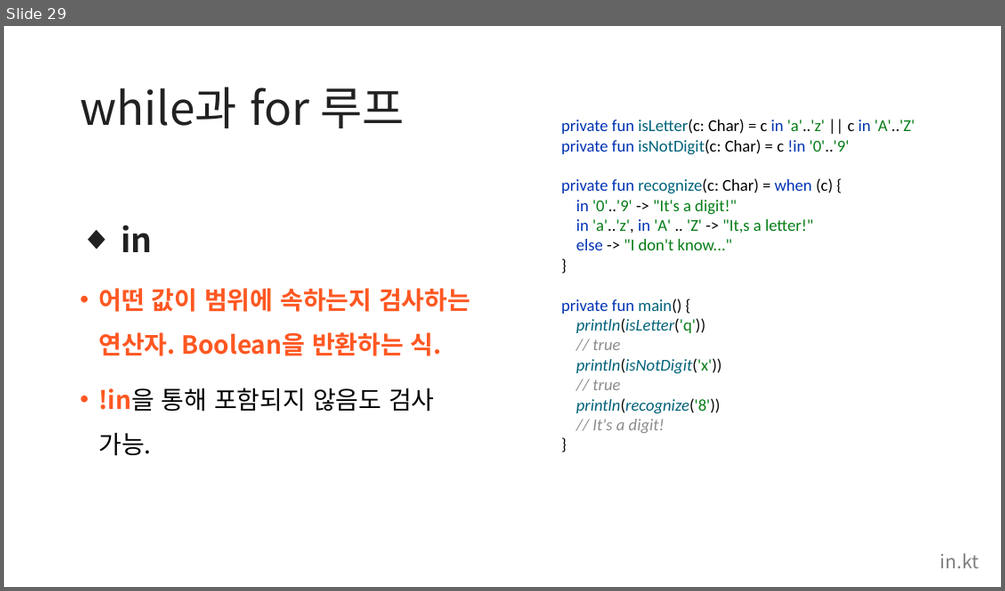
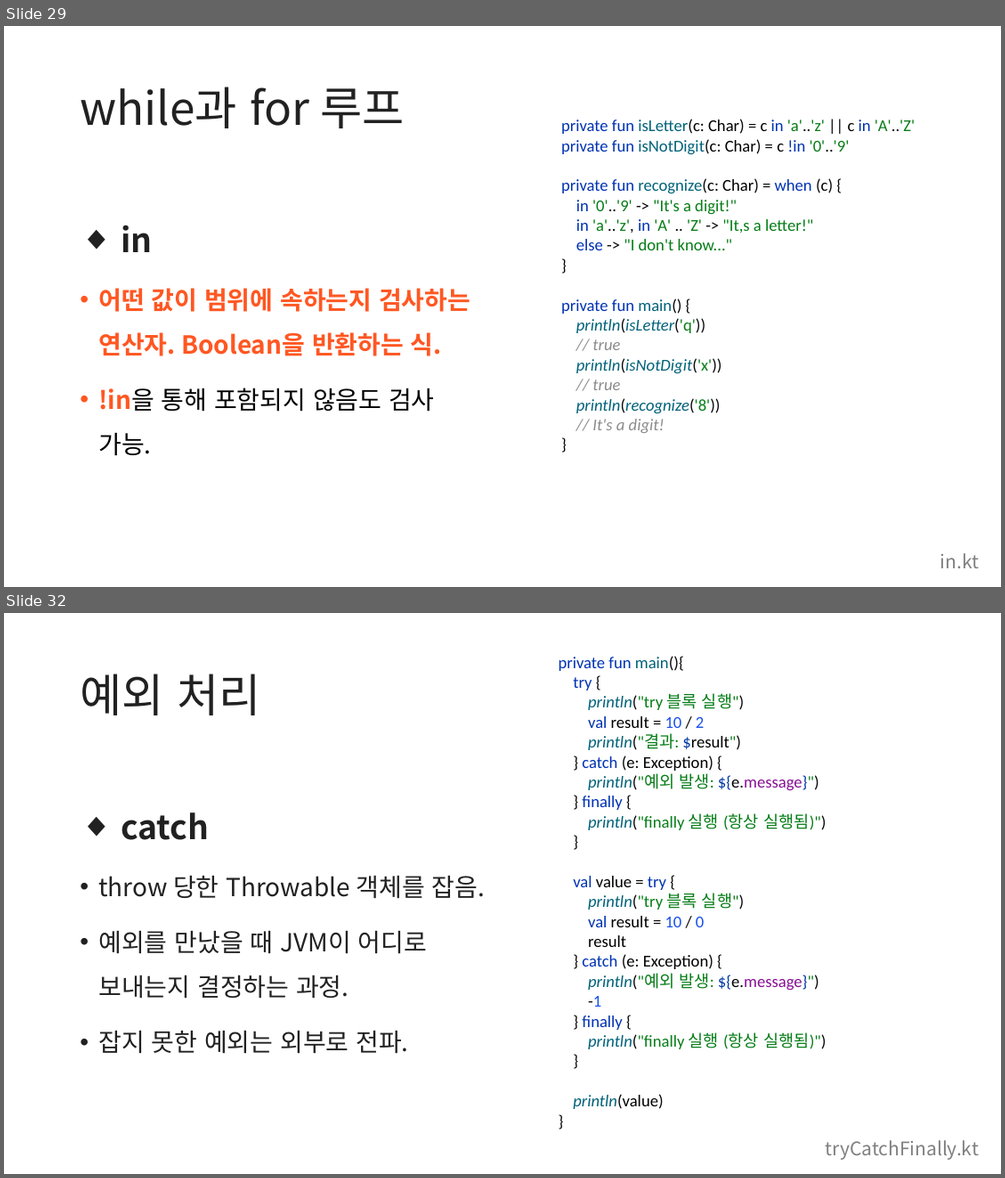
Before and after one commit to kotlin-study-2026/kotlin-study-archive, a slide deck: week03/2장.pptx. Shown one above the other, each under a label of ours: slide 29 before the commit, slides 29 and 32 after it; the slides between them are not shown. The pictures are 1005x591 and 1005x1178 pixels, drawn with LibreOffice and Linux fonts; fonts in the diff are those of the drawing. Boxes give left, top, right and bottom in pixels: in the first picture for what was removed or moved away, otherwise in the second. Text is boxed around its words. In the diff, an @@ line names an element or a change of style, - is before the commit and + after.

```diff
--- a/week03/2장.pptx
+++ b/week03/2장.pptx
@@ slide 32 added at [4,613,1001,1174], background #FFFFFF @@
@@ text added at [558,656,825,1109], 16 pt, text #067D17 @@
+private fun main(){
+try {
+println("try 블록 실행")
+val result = 10 / 2
+println("결과: $result")
+} catch (e: Exception) {
+println("예외 발생: ${e.message}")
+} finally {
+println("finally 실행 (항상 실행됨)")
+}
+val value = try {
+println("try 블록 실행")
+val result = 10 / 0
+result
+} catch (e: Exception) {
+println("예외 발생: ${e.message}")
+-1
+} finally {
+println("finally 실행 (항상 실행됨)")
+}
+println(value)
+}
@@ title added at [80,674,260,715], 44 pt, text #212121 @@
+예외 처리
@@ text added at [98,812,485,1054], 24 pt, text #212121 @@
+◆ catch
+• throw 당한 Throwable 객체를 잡음.
+• 예외를 만났을 때 JVM이 어디로 보내는지 결정하는 과정.
+• 잡지 못한 예외는 외부로 전파.
@@ text added at [825,1140,979,1159], 18 pt, text #808080 @@
+tryCatchFinally.kt
```
Also in this commit, not shown: 3 slides changed, 1 other slide added, 1 other file.
